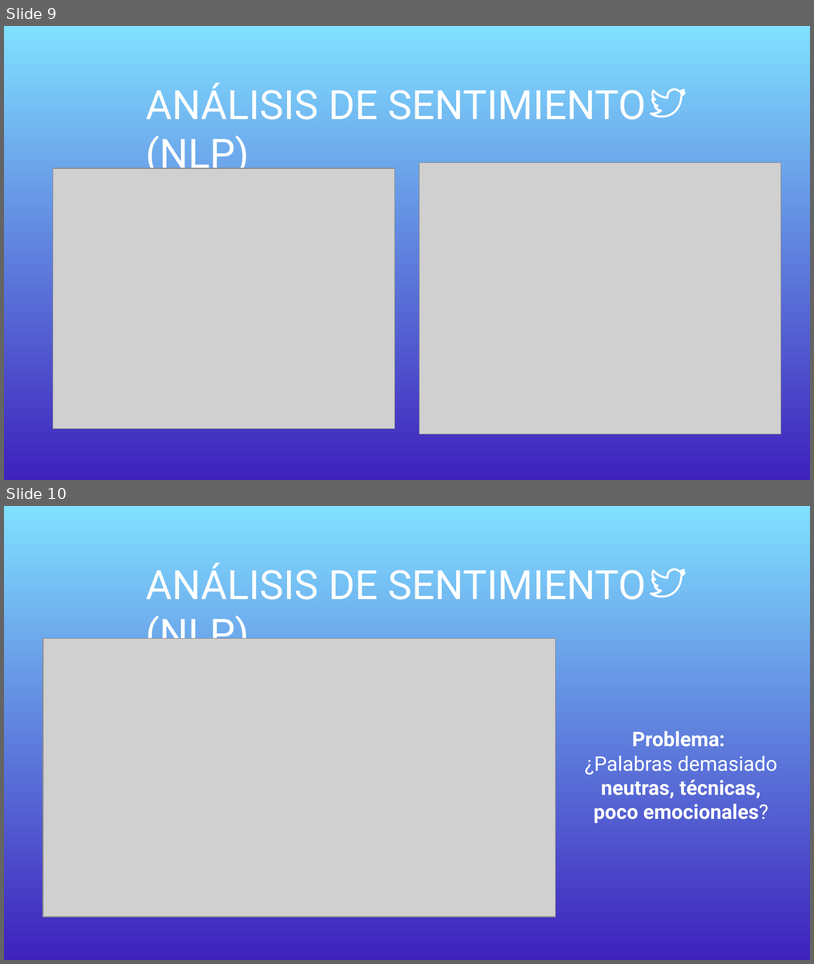
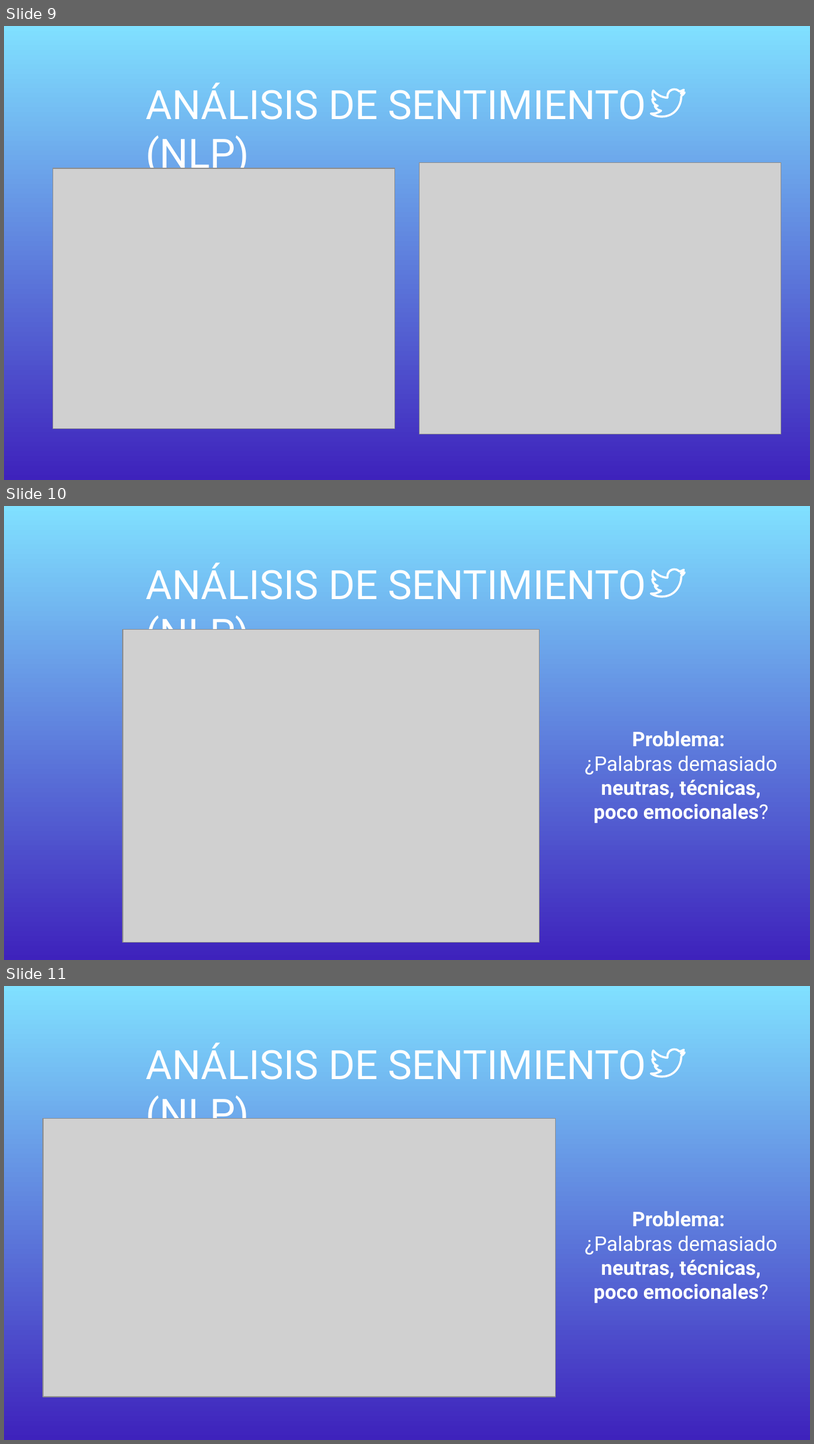
Before and after one commit to celiacnavarro/NLP_Twitter_Analysis, a slide deck: Presentacion.pptx. Shown one above the other, each under a label of ours: slides 9 and 10 before the commit, slides 9, 10 and 11 after it. The pictures are 814x964 and 814x1444 pixels, drawn with LibreOffice and Linux fonts; fonts in the diff are those of the drawing; grey boxes stand for pictures. Boxes give left, top, right and bottom in pixels: in the first picture for what was removed or moved away, otherwise in the second. Text is boxed around its words. In the diff, an @@ line names an element or a change of style, - is before the commit and + after.

```diff
--- a/Presentacion.pptx
+++ b/Presentacion.pptx
@@ slide 10 added at [4,506,810,960], background gradient #80E0FF to #3E22BC @@
@@ title added at [146,562,647,630], 36 pt, text #FFFFFF @@
+ANÁLISIS DE SENTIMIENTO (NLP)
@@ freeform shape added at [650,568,686,598], fill #FFFFFF @@
@@ picture added at [123,630,539,942] @@
@@ text added at [585,731,777,823], 18 pt, text #FFFFFF, bold @@
+Problema:
+¿Palabras demasiado neutras, técnicas, poco emocionales?
@@ what was slide 10 is now slide 11 @@
```
Also in this commit, not shown: 4 other files.
